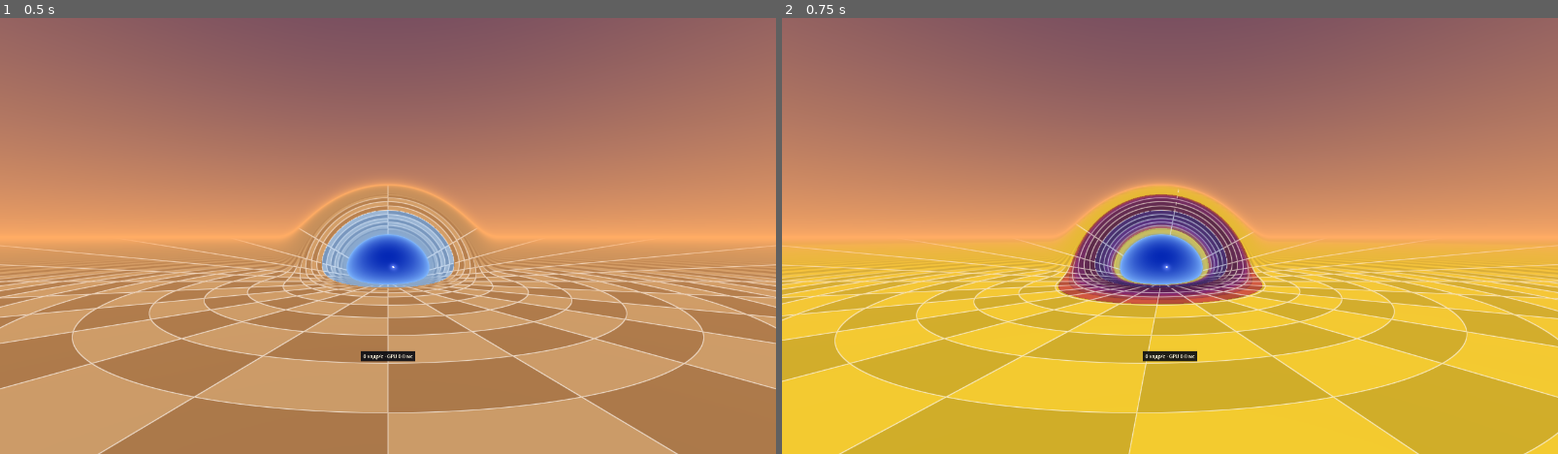
Above: before the commit, frames 1-2 (left to right).
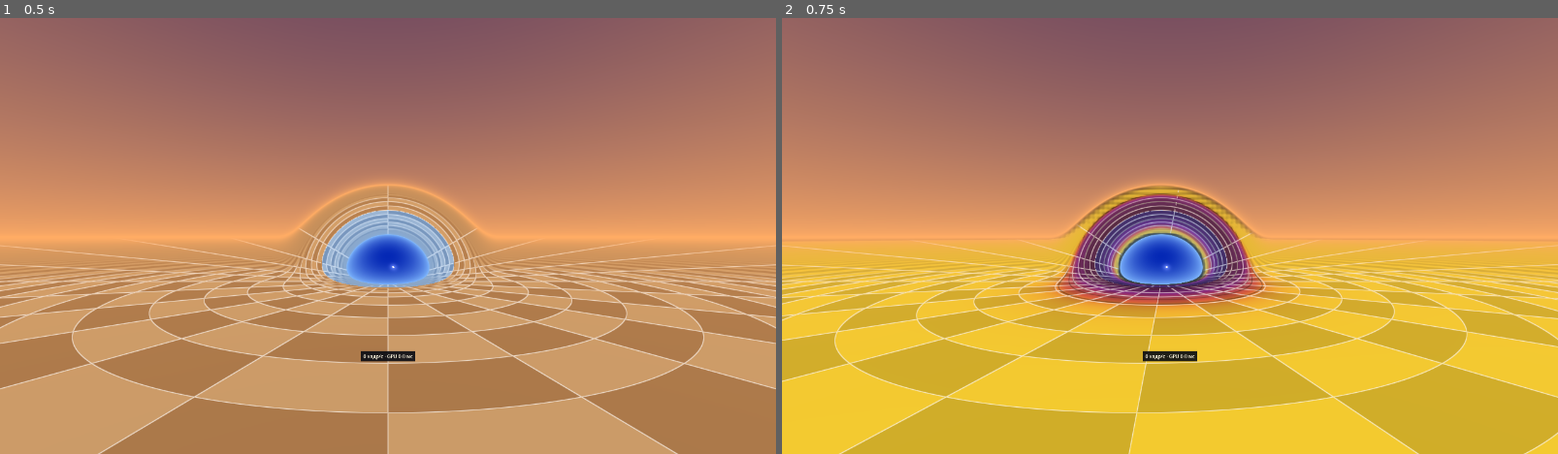
Above: after the commit, the same moments.

Repository: pomid0rko0/steam-frame-wromhole
Game: Godot game, scene res://main.tscn
Same seed, same stepped clock (60 frames per second), same inputs: the game is played once before the commit and once after it.
Inputs (mouse positions are in pixels of both pictures, inside the frame that each line leads up to):
- Up to frame 1 (0.5 s): no input
- Up to frame 2 (0.75 s): tap Enter at 0.5 s; move the mouse to (1340, 214) at 0.52 s; hold D from 0.53 s (still down); hold G from 0.53 s (still down); click (1340, 214) at 0.67 s

Frame 1 is identical in both runs. In frame 2, 1.5% of the frame differs, in the area x 32-65%, y 38-68%.

Commit message:
Gravity colour runs smoothly with g; contours over it, 1 g marked
Flat bands hid how the field changes inside a band of 0.1 g. The colour
now follows g along the same palette; the contours (every 0.1 g, a tenth
of a decade above 1 g) are thin lines over it, and the one at 1 g is
darker and wider. The arrows take the same smooth colour.

Co-Authored-By: Claude Opus 5.5 <noreply@anthropic.com>
Claude-Session: https://claude.ai/code/session_01RfyTktwrkH8FjnBjw6PXbn

Diff:
--- a/godot/renderer.gd
+++ b/godot/renderer.gd
@@ -50,7 +50,7 @@
 const ARROW_HEAD := 0.13        # half the head's width, m
 const ARROW_RIM := 0.02         # the outline's width, m
 const ARROW_RIM_COLOR := Color(0.02, 0.02, 0.02)
-const ARROW_GLOW := 1.15        # an arrow is its band's colour this much brighter (_gravity_color)
+const ARROW_GLOW := 1.15        # an arrow is its g's colour this much brighter (_gravity_color)
 
 var space: WormholeSpace
 var scene: Dictionary
@@ -391,17 +391,15 @@
 		st.add_vertex(Vector3(0.0, cos(b2), sin(b2)))
 
 
-## An arrow's colour at g (in g): look.gdshaderinc's look_grav_colour of its band, brighter by
-## ARROW_GLOW.
+## An arrow's colour at g (in g): look.gdshaderinc's look_grav_colour, brighter by ARROW_GLOW.
 static func _gravity_color(g: float) -> Color:
 	var t := 10.0 * g if g < 1.0 else 10.0 + 4.342944819 * log(g)
-	var band := floorf(t)
-	var u := clampf((band + 0.5) / 10.0, 0.0, 1.0)
+	var u := clampf(t / 10.0, 0.0, 1.0)
 	var c := Color(0.03, 0.03, 0.10).lerp(Color(0.45, 0.08, 0.50), u * 2.0) if u < 0.5 \
 			else Color(0.45, 0.08, 0.50).lerp(Color(0.95, 0.40, 0.12), u * 2.0 - 1.0)
-	c = c.lerp(Color(0.95, 0.80, 0.18), smoothstep(0.85, 0.95, u))
-	if t >= 10.0:
-		var v := clampf((band - 9.5) / 10.0, 0.0, 1.0)
+	c = c.lerp(Color(0.95, 0.80, 0.18), smoothstep(0.85, 1.0, u))
+	if t > 10.0:
+		var v := clampf((t - 10.0) / 10.0, 0.0, 1.0)
 		c = Color(0.95, 0.80, 0.18).lerp(Color(0.95, 0.12, 0.05), v * 2.0) if v < 0.5 \
 				else Color(0.95, 0.12, 0.05).lerp(Color.WHITE, v * 2.0 - 1.0)
 	return Color(c.r * ARROW_GLOW, c.g * ARROW_GLOW, c.b * ARROW_GLOW)
Not shown, changed: godot/shaders/floor.gdshaderinc
Not shown, changed: godot/shaders/look.gdshaderinc
Not shown, added: godot/tests/floor_paths.gd.uid
Not shown, changed: docs/gravity.md
